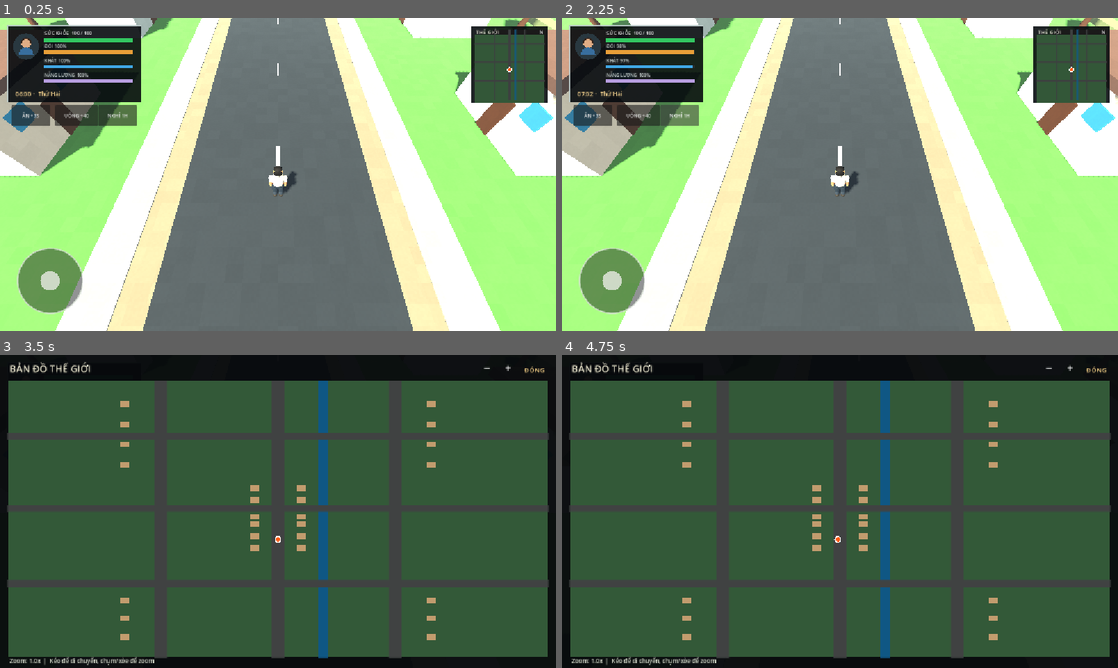
Above: before the commit, frames 1-4 (two rows, left to right).
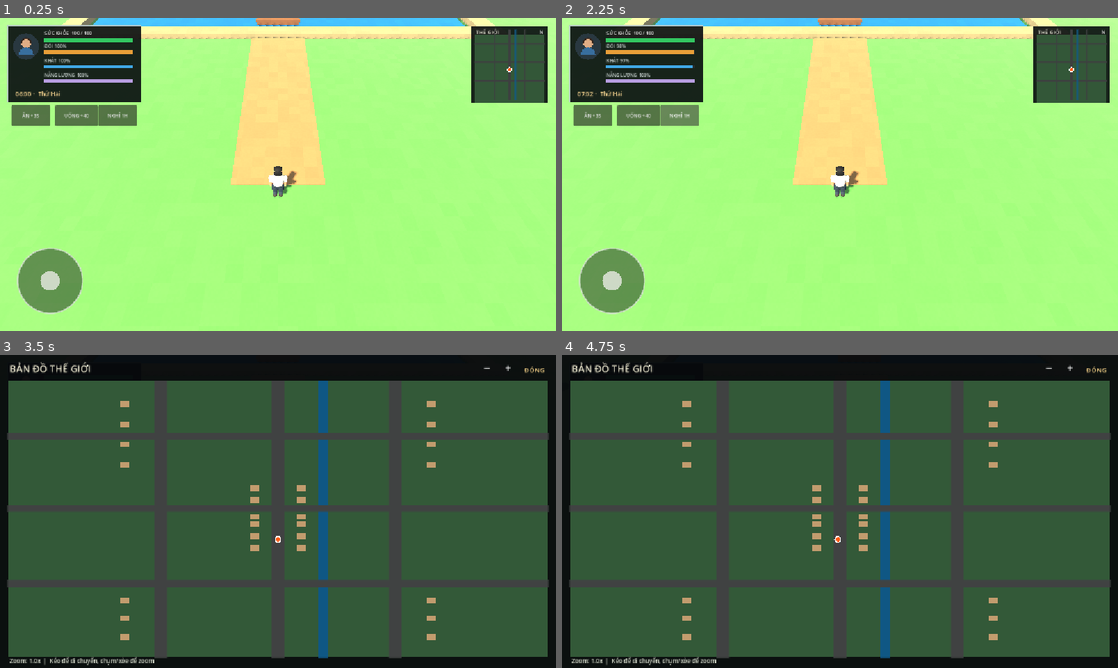
Above: after the commit, the same moments.

Repository: aohmn/GameDemo
Game: Godot game, scene res://world/map/scenes/fishing_lake_map.tscn
Same seed, same stepped clock (60 frames per second), same inputs: the game is played once before the commit and once after it. This scene is started directly instead of the project's main scene.
Inputs (mouse positions are in pixels of both pictures, inside the frame that each line leads up to):
- Up to frame 1 (0.25 s): no input
- Up to frame 2 (2.25 s): click "ĂN +35" at 0.5 s; click "UỐNG +40" at 1.25 s; click "NGHỈ 1H" at 2 s
- Up to frame 3 (3.5 s): tap Enter at 2.75 s; drag from (511, 401) to (333, 442) at 2.77 s
- Up to frame 4 (4.75 s): tap Space at 3.5 s; drag from (1006, 558) to (812, 574) at 3.52 s; tap Enter at 4.25 s; move the mouse to (673, 464) at 4.27 s; hold Left (ui_left) from 4.28 s (still down)

The runs differ from the first frame. In frame 1, 64% of the frame differs, in the area x 0-100%, y 0-100%; in frame 2, 64%; in frame 3, less than 0.1%; in frame 4, less than 0.1%.

Commit message:
fix: dựng nội dung hồ cá theo map_type và kết nối transition trong map_controller

Diff:
--- a/world/map/map_controller.gd
+++ b/world/map/map_controller.gd
@@ -25,13 +25,22 @@
 func _ready() -> void:
 
 	_build_environment()
-	_build_ground()
-	_build_roads()
-	_build_canal()
-	_build_buildings()
-	_build_trees()
-	_build_expanded_world()
-	_build_world_boundaries()
+	match map_type:
+		"fishing_lake":
+			# Hồ câu: nội dung hồ cá + gần hồ + hàng rào nước (không có đường/nhà/cây cốt như khu dân cư).
+			_build_fishing_lake()
+			_build_lake_ground()
+			_build_lake_water_barriers()
+		_:
+			# Bản đồ chính (khu dân cư): không dựng nội dung hồ cá.
+			_build_ground()
+			_build_roads()
+			_build_canal()
+			_build_buildings()
+			_build_trees()
+			_build_expanded_world()
+			_build_world_boundaries()
+	_build_transition()
 
 	_apply_spawn()
 
Not shown, changed: CHANGELOG.md
